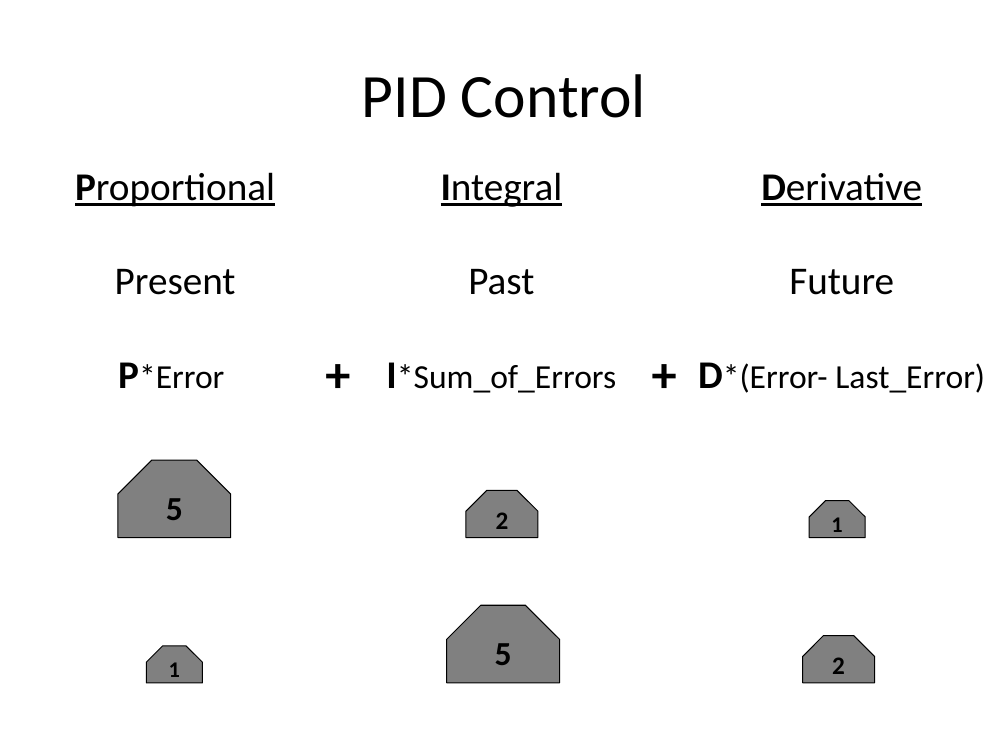
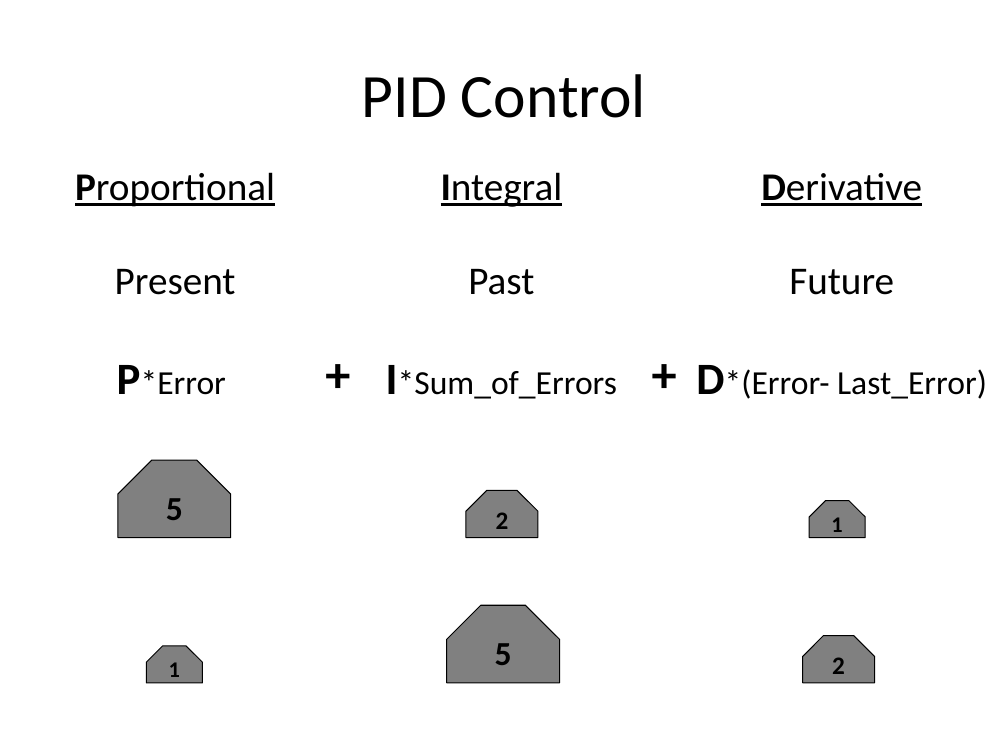
Before and after one commit to arkorobotics/PID, a slide deck: slide 16 of Documents/PID.pptx. Drawn at 1008x756 pixels with LibreOffice and Linux fonts; fonts in the diff are those of the drawing. Boxes give left, top, right and bottom in pixels: in the first picture for what was removed or moved away, otherwise in the second. Text is boxed around its words. In the diff, an @@ line names an element or a change of style, - is before the commit and + after.

Commit message:
Added more slides
Added more slides

```diff
--- a/Documents/PID.pptx
+++ b/Documents/PID.pptx
@@ text at (x1=117, y1=365, x2=226, y2=395): size 28 to 32 pt in "P*Error" @@
@@ text at (x1=386, y1=365, x2=617, y2=399): size 28 to 32 pt in "I*Sum_of_Errors" @@
@@ text at (x1=696, y1=365, x2=987, y2=399): size 28 to 32 pt in "D*(Error-" @@
```
Also in this commit, not shown: 24 slides added, 1 other file.
